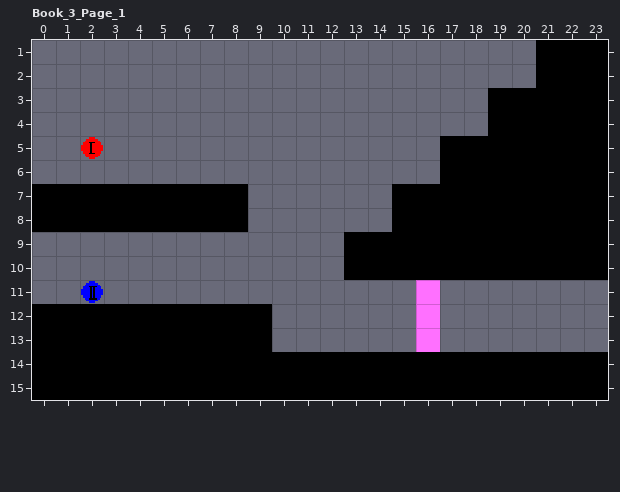
LDtk project -- Assets/Game/Books/Levels.ldtk. Above: the version before the commit.
Cells are 16x16 px. Shown: Book_3_Page_1 x 0..23, y 1..15. The commit also changed other parts of the map, which this record leaves out.
After:
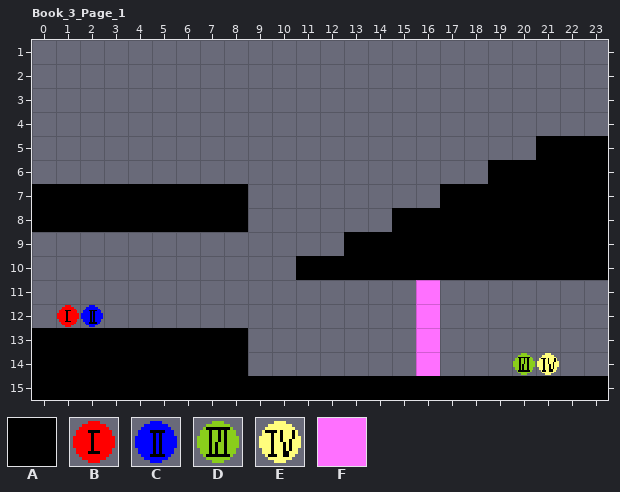
Key: from "LDtk_Ground": A 0; from "LDtk_Obstacles": B 0, C 1, D 2, E 3, F 4.
_ is an empty cell.
Edits made:
{"where": "layer \"Ground\""}
{"y":1,"x":21,"old":"AAA","new":"___"}
{"y":2,"x":21,"old":"AAA","new":"___"}
{"y":3,"x":19,"old":"AAAAA","new":"_____"}
{"y":4,"x":19,"old":"AAAAA","new":"_____"}
{"y":5,"x":17,"old":"AAAA","new":"____"}
{"y":6,"x":17,"old":"AA","new":"__"}
{"y":7,"x":15,"old":"AA","new":"__"}
{"y":10,"x":11,"old":"__","new":"AA"}
{"y":12,"x":0,"old":"AAAAAAAAAA","new":"__________"}
{"y":13,"x":9,"old":"A","new":"_"}
{"y":14,"x":9,"old":"AAAAAAAAAAAAAAA","new":"_______________"}
{"where": "layer \"Obstacles\""}
{"y":5,"x":2,"old":"B","new":"_"}
{"y":11,"x":2,"old":"C","new":"_"}
{"y":12,"x":1,"old":"__","new":"BC"}
{"y":14,"x":16,"old":"_","new":"F"}
{"y":14,"x":20,"old":"__","new":"DE"}
{"label":"removed","picture_box":[392,40,608,208]}
{"label":"removed","picture_box":[81,137,103,159]}
{"label":"added","picture_box":[296,256,344,280]}
{"label":"changed","picture_box":[32,281,608,376]}
